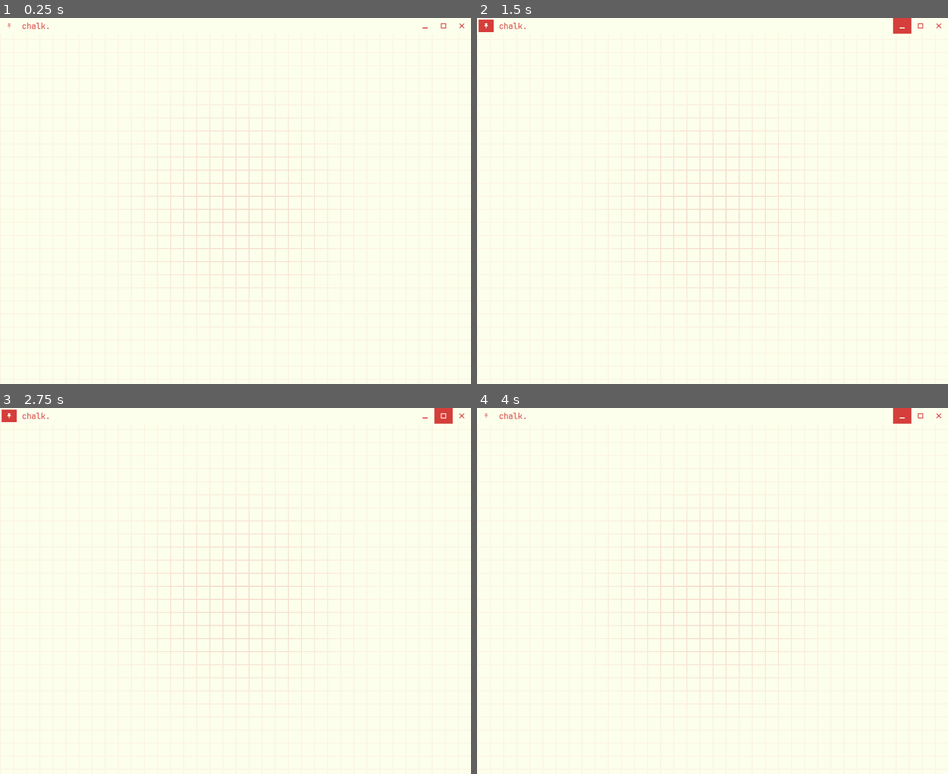
Above: before the commit, frames 1-4 (two rows, left to right).
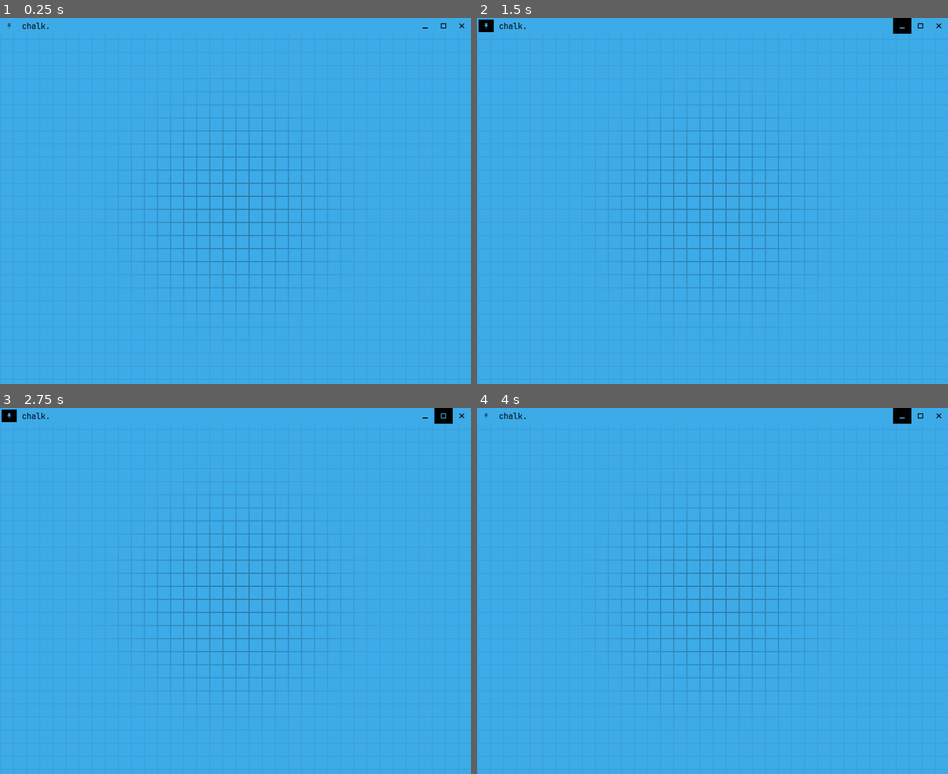
Above: after the commit, the same moments.

Repository: kyecedar/chalk
Game: Godot game, scene res://scenes/window/window.tscn
The game is run twice, just before and just after one commit, with the same random seed, the same clock (stepped at 60 frames per second) and the same inputs.
Inputs (mouse positions are in pixels of both pictures, inside the frame that each line leads up to):
- Up to frame 1 (0.25 s): no input
- Up to frame 2 (1.5 s): click (486, 25) at 0.5 s; click (900, 25) at 1.25 s
- Up to frame 3 (2.75 s): click (442, 415) at 2 s
- Up to frame 4 (4 s): click (486, 415) at 2.75 s; click (900, 415) at 3.5 s

The runs differ from the first frame. In frame 1, 100% of the frame differs, in the area x 0-100%, y 0-100%; in frame 2, 100%; in frame 3, 100%; in frame 4, 100%.

Commit message:
more themes i think.

Diff:
--- a/scenes/world.tscn
+++ b/scenes/world.tscn
@@ -9,7 +9,7 @@
 shader = ExtResource("1_t8fcj")
 shader_parameter/primary = null
 shader_parameter/secondary = null
-shader_parameter/opacity = 0.8
+shader_parameter/opacity = 0.3
 shader_parameter/min_opacity = 0.05
 shader_parameter/offset = null
 shader_parameter/radius = 300
--- a/scripts/auto/global.gd
+++ b/scripts/auto/global.gd
@@ -15,6 +15,11 @@
 }
 
 var themes : Array = [
+	{
+		"name": "theme 0.",
+		"primary"   : "3dabe8", # Cerulean
+		"secondary" : "000000", # Black
+	},
 	{
 		"name": "theme 1.",
 		"primary"   : "c1cd96", # Spring Green
@@ -37,17 +42,37 @@
 	},
 	{
 		"name": "theme 5.",
-		"primary"   : "d2ba60",
-		"secondary" : "000000",
+		"primary"   : "d2ba60", # Olive Green
+		"secondary" : "000000", # Black
 	},
 	{
 		"name": "theme 6.",
-		"primary"   : "3dabe8",
-		"secondary" : "000000",
+		"primary"   : "dbe195", # Green Yellow
+		"secondary" : "3009aa", # Purple Heart
+	},
+	{
+		"name": "theme 7.",
+		"primary"   : "76ef88", # Screamin Green
+		"secondary" : "3b2144", # Eggplant
+	},
+	{
+		"name": "theme 8.",
+		"primary"   : "1f9a98", # Pine Green
+		"secondary" : "14091e", # Black
+	},
+	{
+		"name": "theme 9.",
+		"primary"   : "d68761", # Raw Sienna
+		"secondary" : "2c2802", # Black
+	},
+	{
+		"name": "theme 10.",
+		"primary"   : "d8e7d9", # Timberwolf
+		"secondary" : "526b36", # Asparagus
 	},
 ]
 
-@export var selected_theme : int = 1
+@export var selected_theme : int = 0
 var theme_invert := false
 var theme        : Dictionary
 
--- a/scripts/grid.gd
+++ b/scripts/grid.gd
@@ -2,7 +2,7 @@
 
 
 
-@export var opacity : float = 0.2  :
+@export var opacity : float = 0.3 :
 	set (value):
 		opacity = value
 		material.set_shader_parameter("opacity", value)
@@ -12,7 +12,7 @@
 		min_opacity = value
 		material.set_shader_parameter("min_opacity", value)
 
-@export var radius : float = 300  :
+@export var radius : float = 300 :
 	set (value):
 		radius = value
 		material.set_shader_parameter("radius", value)
--- a/scripts/world.gd
+++ b/scripts/world.gd
@@ -16,9 +16,9 @@
 @onready var grid_solid       : Texture = load("res://assets/grid/solid.png")
 @onready var grid_solid_thick : Texture = load("res://assets/grid/solid thick.png")
 
-var follow : bool = false
+var follow     : bool = false
 var move_start : Vector2
-var move : Vector2
+var move       : Vector2
 
 
 
@@ -32,7 +32,7 @@
 
 
 func _process(_delta):
-	grid.position = camera.position
+	pass
 
 
 func _input(event):
@@ -57,6 +57,7 @@
 	elif event is InputEventMouseMotion:
 		if follow:
 			camera.position += move_start - get_local_mouse_position()
+			grid.position = camera.position
 
 
 func _on_theme_change():
